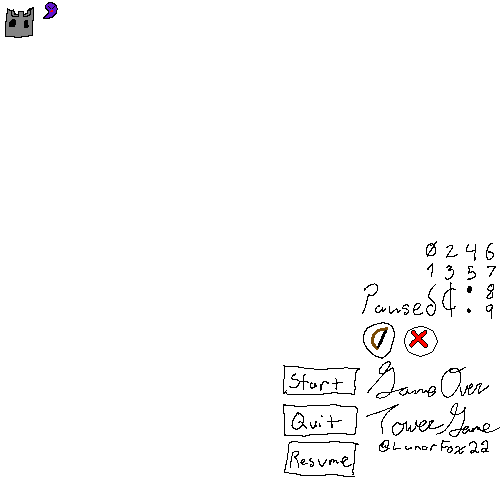
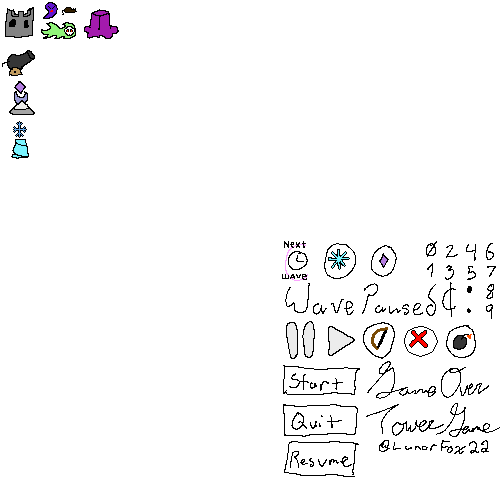
Two versions of the same layered image (500x500). Layer-by-layer changes:
renamed "Paint Layer 8" to "sprites", painted on it over [2, 7, 476, 359]
removed group "Group 7" (3 layers) over [2, 7, 119, 128]
removed layer "Paint Layer 6" from group "Group 7" over [2, 10, 64, 64]
removed layer "Paint Layer 3" from group "Group 7" over [2, 7, 119, 128]
removed layer "Paint Layer 5" from group "Group 7" over [2, 10, 64, 64]
removed group "Group 4" (2 layers) over [2, 7, 119, 64]
removed layer "Paint Layer 1" from group "Group 4" over [2, 10, 64, 64]
removed layer "Paint Layer 2" from group "Group 4" over [2, 7, 119, 64]
painted on "Background" over [2, 7, 476, 359]
